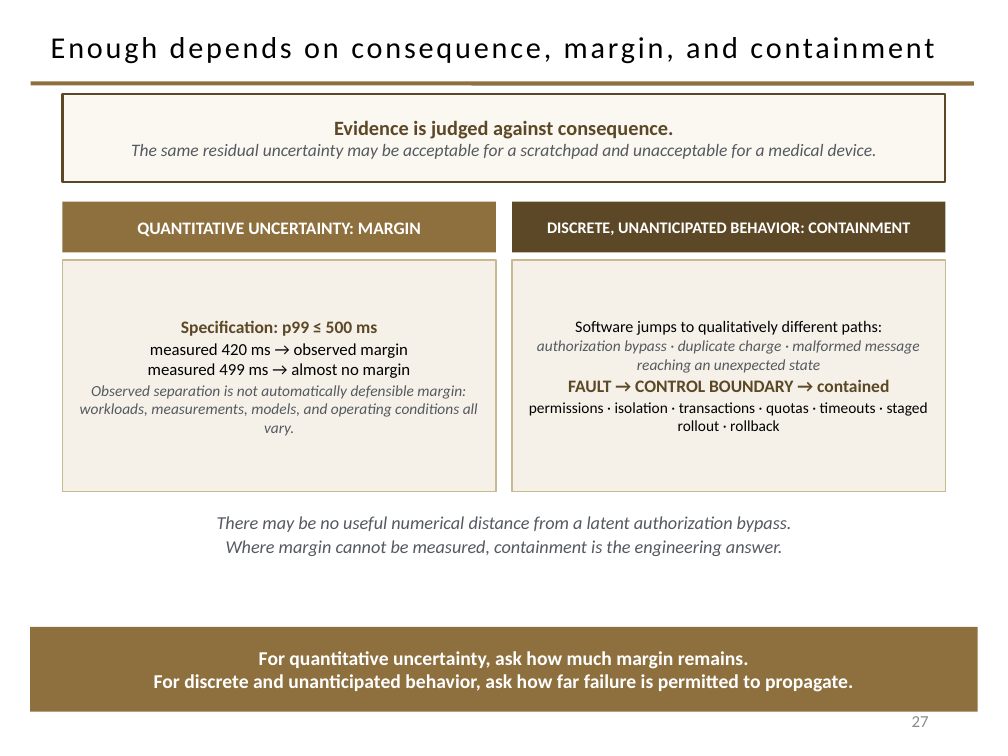
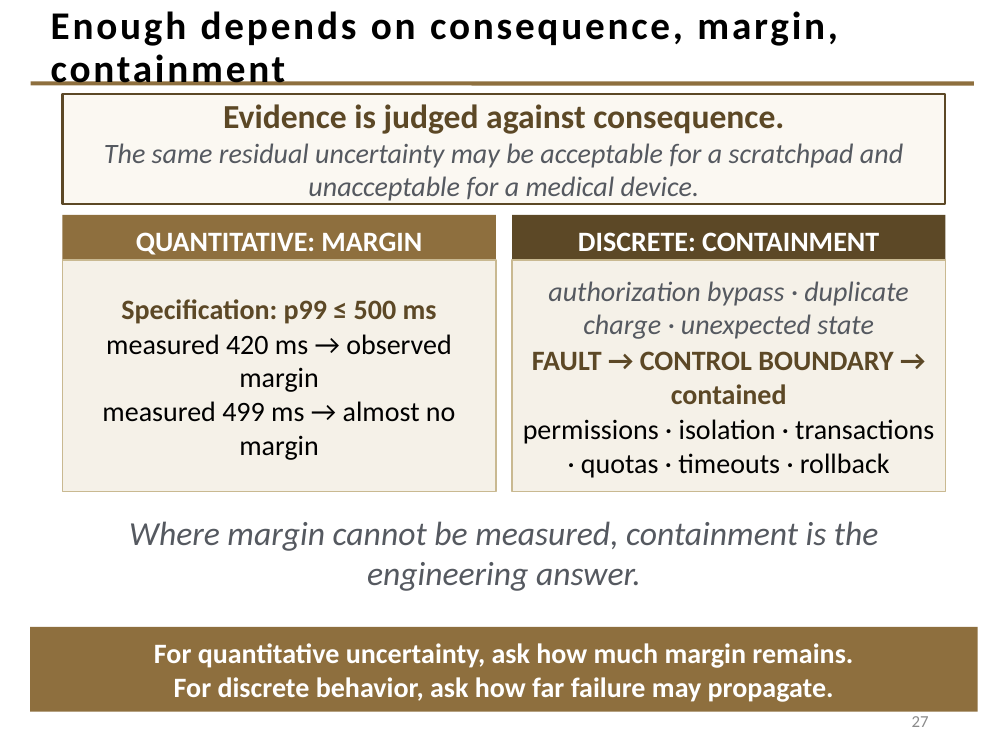
Before and after one commit to davisjam/model-based-agentic-software-engineering, a slide deck: slide 27 of course/lectures/act-1-foundations/08-validation/1-8-Validation.pptx. Drawn at 1008x756 pixels with LibreOffice and Linux fonts; fonts in the diff are those of the drawing; background and template pictures are left out. Boxes give left, top, right and bottom in pixels: in the first picture for what was removed or moved away, otherwise in the second. Text is boxed around its words. In the diff, an @@ line names an element or a change of style, - is before the commit and + after.

```diff
--- a/course/lectures/act-1-foundations/08-validation/1-8-Validation.pptx
+++ b/course/lectures/act-1-foundations/08-validation/1-8-Validation.pptx
@@ title at (51, 11, 838, 86): text changed; size 21.6 to 28 pt; bold on @@
-Enough depends on consequence, margin, and containment
+Enough depends on consequence, margin, containment
@@ rectangle "Evidence is judged against consequence.": place and size @@
-rectangle "Evidence is judged against consequence." at (62, 94, 946, 181)
+rectangle "Evidence is judged against consequence." at (62, 94, 946, 204)
@@ rectangle "Evidence is judged against consequence." at (62, 94, 946, 204): size 14.5 to 24 pt in "Evidence is judged against consequence."; size 12.5 to 20 pt in "The same residual uncertainty may be acceptable ..." @@
@@ rectangle "QUANTITATIVE: MARGIN": place and size @@
-rectangle "QUANTITATIVE: MARGIN" at (62, 202, 496, 252)
+rectangle "QUANTITATIVE: MARGIN" at (62, 215, 496, 265)
@@ text in rectangle at (136, 232, 422, 255): text changed; size 12.5 to 20 pt @@
-QUANTITATIVE UNCERTAINTY: MARGIN
+QUANTITATIVE: MARGIN
@@ rectangle "DISCRETE: CONTAINMENT": place and size @@
-rectangle "DISCRETE: CONTAINMENT" at (512, 202, 946, 252)
+rectangle "DISCRETE: CONTAINMENT" at (512, 215, 946, 265)
@@ text in rectangle at (578, 232, 879, 251): text changed; size 11.5 to 20 pt @@
-DISCRETE, UNANTICIPATED BEHAVIOR: CONTAINMENT
+DISCRETE: CONTAINMENT
@@ rectangle "Specification: p99 ≤ 500 ms" at (62, 260, 496, 492): size 12.5 to 20 pt in "Specification: p99 ≤ 500 ms"; size 12 to 20 pt in "measured 420 ms → observed margin", "measured 499 ms → almost no margin" @@
@@ text in rectangle at (548, 281, 908, 339): text changed; size 11 to 20 pt @@
-Software jumps to qualitatively different paths:
-authorization bypass · duplicate charge · malformed message reaching an unexpected state
+authorization bypass · duplicate charge · unexpected state
@@ text in rectangle at (532, 351, 893, 404): size 12.5 to 20 pt in "FAULT → CONTROL BOUNDARY → contained" @@
@@ text in rectangle at (80, 385, 478, 436): paragraph removed @@
-Observed separation is not automatically defensible margin: workloads, measurements, models, and operating conditions all vary.
@@ text in rectangle at (523, 419, 934, 478): text changed; size 11 to 20 pt @@
-permissions · isolation · transactions · quotas · timeouts · staged rollout · rollback
+permissions · isolation · transactions · quotas · timeouts · rollback
@@ text "Where margin cannot be measured, ..." at (129, 521, 879, 591): size 13 to 24 pt; less space between paragraphs @@
@@ text at (217, 516, 792, 532): paragraph removed @@
-There may be no useful numerical distance from a latent authorization bypass.
@@ text in rectangle at (154, 643, 853, 668): size 14 to 20 pt in "For quantitative uncertainty, ask how much margin ..." @@
@@ text in rectangle at (174, 677, 834, 702): text changed; size 14 to 20 pt @@
-For discrete and unanticipated behavior, ask how far failure is permitted to propagate.
+For discrete behavior, ask how far failure may propagate.
```
Also in this commit, not shown: 26 other slides changed, 1 slide added, 1 slide removed.
